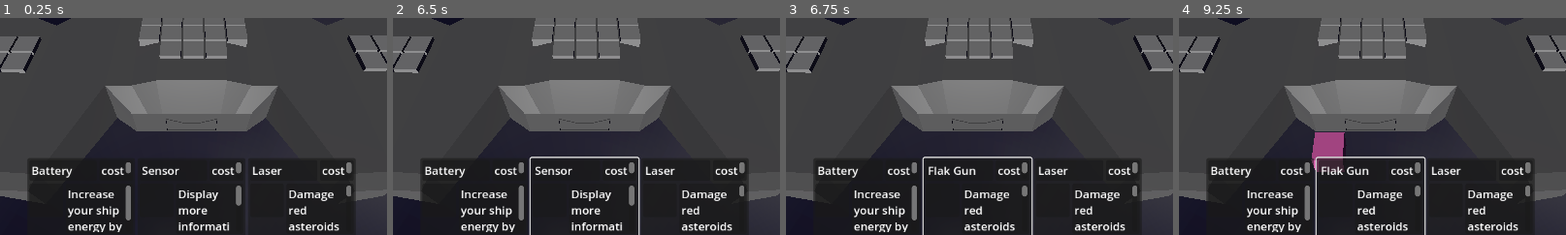
Above: before the commit, frames 1-4 (left to right).
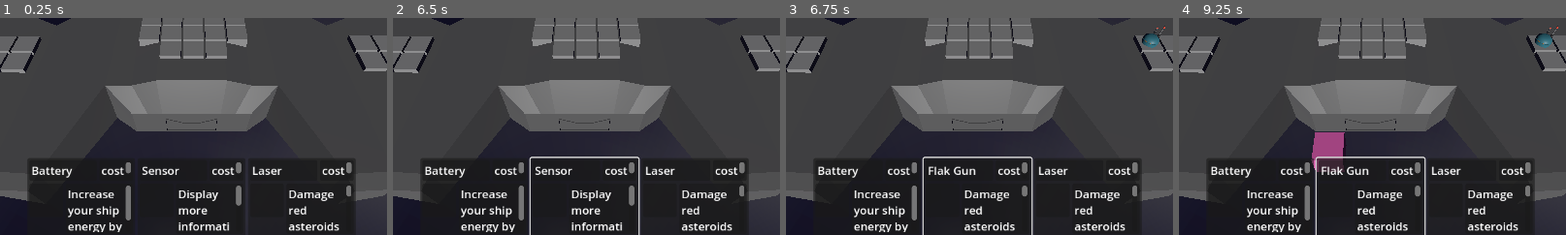
Above: after the commit, the same moments.

Repository: Xwilarg/LudumDare54
Game: Godot game, scene res://Scenes/Main.tscn
Two runs of this game, one before a commit and one after it. Both use one fixed random seed, a clock stepped at 60 frames per second and the inputs below. Video files are missing from this copy of the repository; at most half a second of black plays in their place.
Inputs (mouse positions are % of the whole screen's width and height, from its top left):
- Up to frame 1 (0.25 s): no input
- Up to frame 2 (6.5 s): click (36, 85) at 0.52 s; click (36, 85) at 1.27 s; click (36, 85) at 2.02 s; tap Enter at 2.75, 4.25, 5.75 s; move the mouse to (45, 70) at 2.77 s; click (45, 70) at 2.92 s; tap Space at 3.5, 5 s; move the mouse to (80, 65) at 3.52 s; click (80, 65) at 3.67 s; move the mouse to (20, 35) at 4.27 s; click (20, 35) at 4.42 s; move the mouse to (55, 50) at 5.02 s; click (55, 50) at 5.17 s; move the mouse to (35, 25) at 5.77 s; click (35, 25) at 5.92 s
- Up to frame 3 (6.75 s): tap Space at 6.5 s; move the mouse to (72, 45) at 6.52 s; click (72, 45) at 6.67 s
- Up to frame 4 (9.25 s): move the mouse to (30, 55) at 7.27 s; click (30, 55) at 7.42 s; move the mouse to (60, 28) at 8.02 s; click (60, 28) at 8.17 s; move the mouse to (45, 70) at 8.77 s; click (45, 70) at 8.92 s
The pictures show only the part of the screen within x 25-75%, y 38-88%; the shares and areas given below are measured in that part.

Frames 1-2 are identical in both runs. In frame 3, 0.3% of the frame differs, in the area x 91-98%, y 3-14%; in frame 4, 0.3%.
Error in both runs: Invalid access to property or key 'current_weather' on a base object of type 'Nil'. (res://Scripts/GameManager.gd:40)

Commit message:
Fix grid

Diff:
--- a/Scripts/GameManager.gd
+++ b/Scripts/GameManager.gd
@@ -137,7 +137,8 @@
 							CardManager.register_item(ItemCard.new(_selected_card, item))
 							add_child(item)
 							grid.add_item_at_grid_position(item, _selected_card.shape, Vector2i(0, 0), grid_position)
-							item.global_position = Vector3(item.global_position.x, item.global_position.y + .5, item.global_position.z)
+							var t = result.collider.global_position
+							item.global_position = Vector3(t.x, t.y + .5, t.z)
 							# print("It's magic time")
 							update_button(current_button)
 							isDone = true
